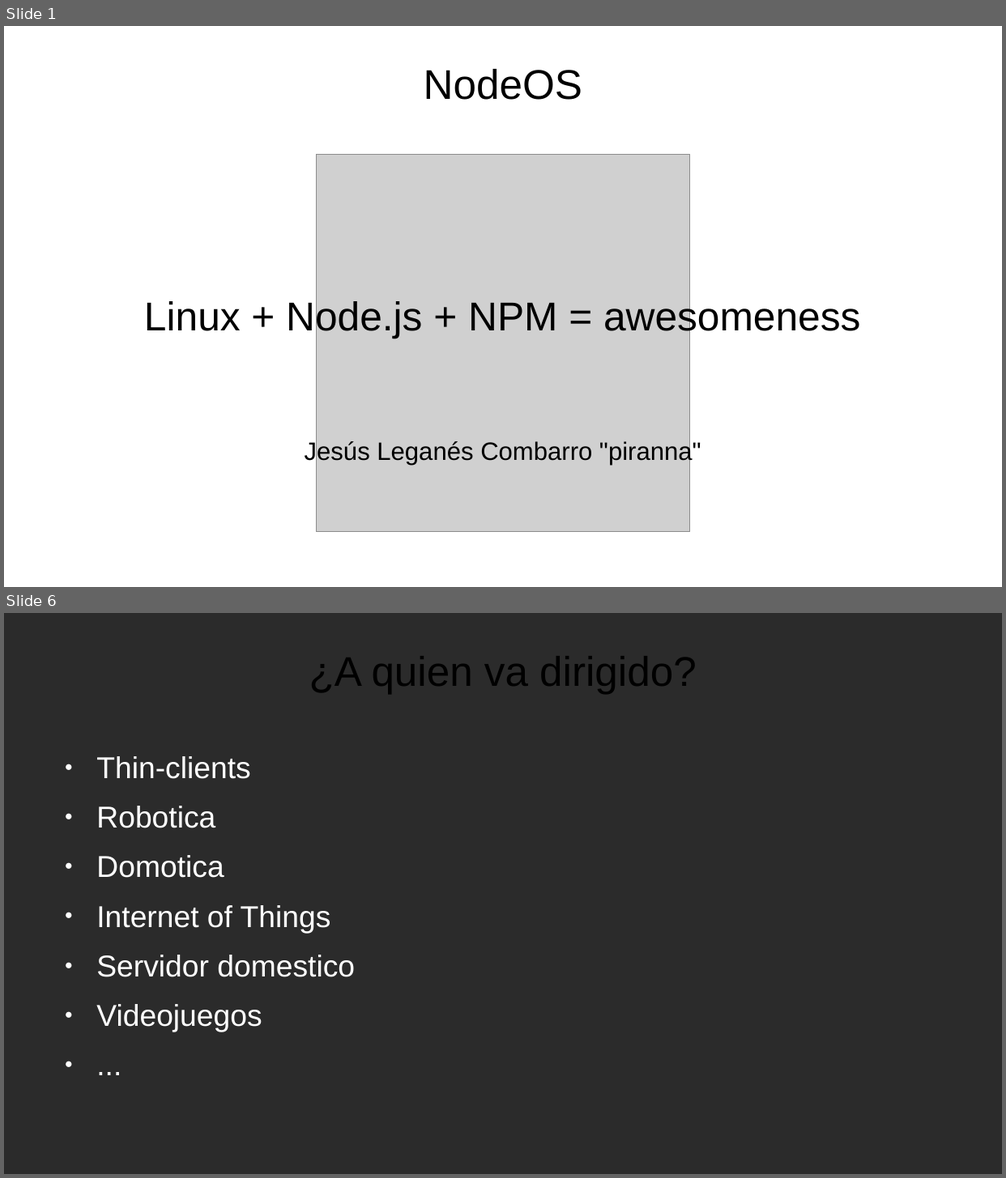
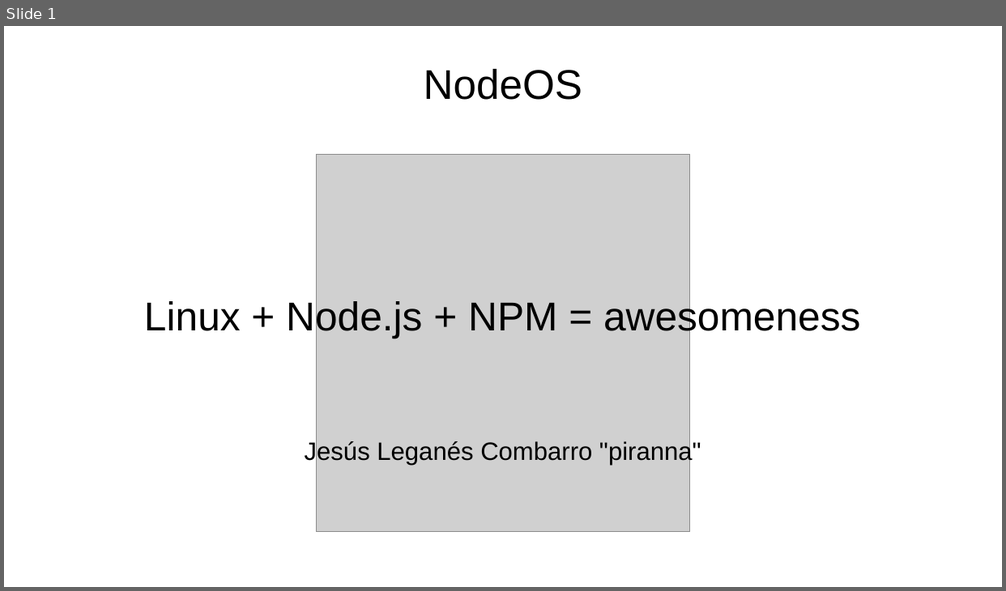
Before and after one commit to NodeOS/NodeOS, a slide deck: doc/NodeOS.odp. Shown one above the other, each under a label of ours: slides 1 and 6 before the commit, slide 1 after it; the slides between them are not shown. The pictures are 1006x1178 and 1006x591 pixels, drawn with LibreOffice and Linux fonts; fonts in the diff are those of the drawing; grey boxes stand for pictures; background and template pictures are left out; a plain dark background stands for a picture behind light text. Boxes give left, top, right and bottom in pixels: in the first picture for what was removed or moved away, otherwise in the second. Text is boxed around its words. In the diff, an @@ line names an element or a change of style, - is before the commit and + after.

```diff
--- a/doc/NodeOS.odp
+++ b/doc/NodeOS.odp
@@ slide 6 removed at (x1=4, y1=613, x2=1002, y2=1174), background picture (left out) @@
@@ title removed at (x1=309, y1=656, x2=697, y2=694) @@
-¿A quien va dirigido?
@@ text removed at (x1=96, y1=756, x2=355, y2=1033) @@
-● Thin-clients
-● Robotica
-● Domotica
-● Internet of Things
-● Servidor domestico
-● Videojuegos
-● ...
```
Also in this commit, not shown: 17 slides changed, 1 other file.
